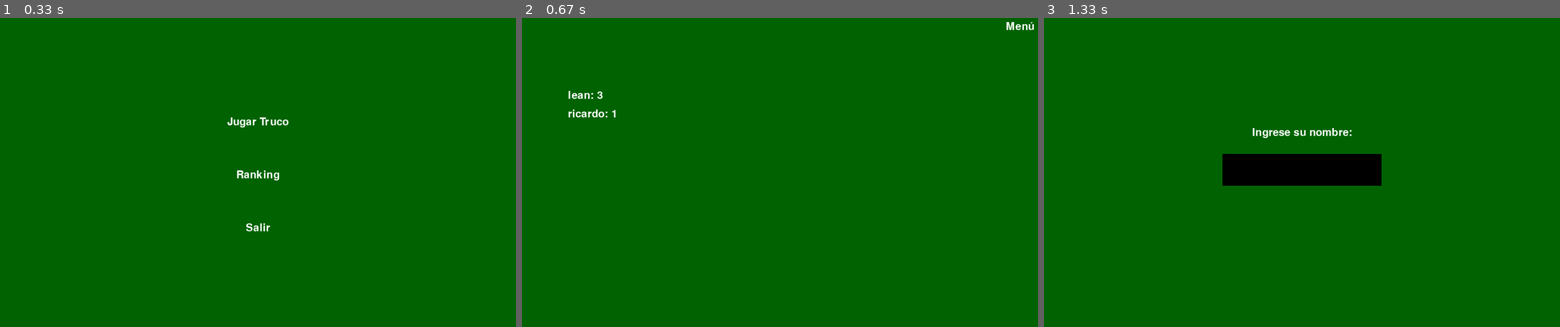
Above: before the commit, frames 1-3 (left to right).
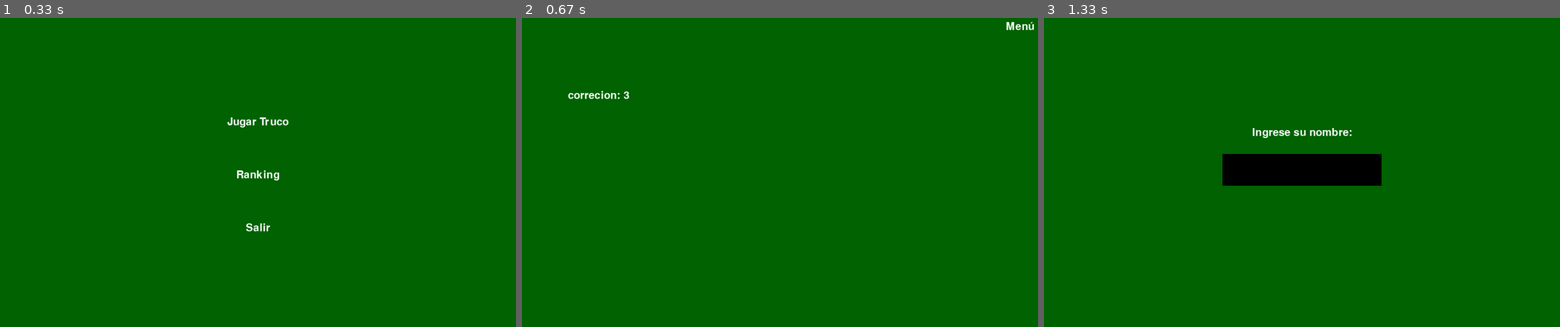
Above: after the commit, the same moments.

Repository: IgnacioAnsa/Final-Truco-pygame
Game: pygame game, started from main.py
Two runs of this game, one before a commit and one after it. Both use one fixed random seed, a clock stepped at 60 frames per second and the inputs below.
Inputs (mouse positions are in pixels of both pictures, inside the frame that each line leads up to):
- Up to frame 1 (0.33 s): no input
- Up to frame 2 (0.67 s): click (780, 169) at 0.38 s
- Up to frame 3 (1.33 s): click "Menú" at 0.72 s; click "Jugar Truco" at 1.05 s

Frame 1 is identical in both runs. In frame 2, 0.3% of the frame differs, in the area x 8-21%, y 23-33%; in frame 3, nothing differs.

Commit message:
correcciones

Diff:
--- a/archivo/registro.csv
+++ b/archivo/registro.csv
@@ -1,3 +1,2 @@
 Jugador,Puntos
-lean,3
-ricardo,1
+correcion,3
--- a/funciones/logica_juego.py
+++ b/funciones/logica_juego.py
@@ -52,9 +52,7 @@
     carta_jugada_maquina = None
     mostrando_resultado = False
     resultado_texto = ""
-    animacion_frame = 0
-    animacion_max_frames = 60
-    mazo_anim = []
+
 
     def iniciar_mano():
         """
